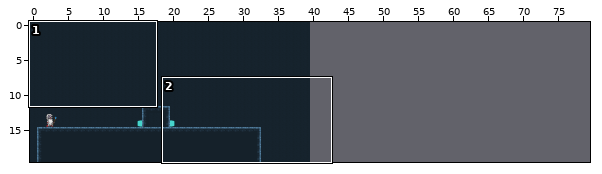
Tiled map: src/levels/level0.tmx. The first picture is a wide view before the edit; the outline marks the close-up.
Close-up. First the earlier version:
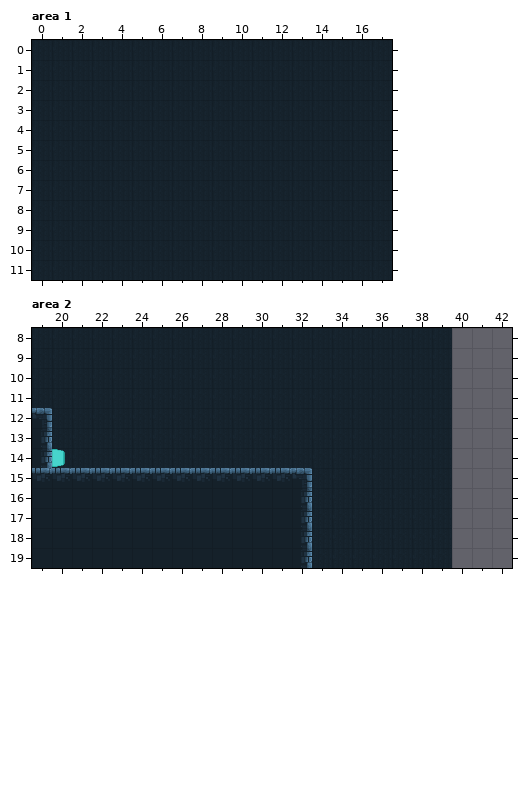
Cells are 32x32 px. Shown: area 1 x 0..17, y 0..11; area 2 x 19..42, y 8..19. The commit also changed other parts of the map, which this record leaves out. The old version is drawn lined up with the new one.
New version:
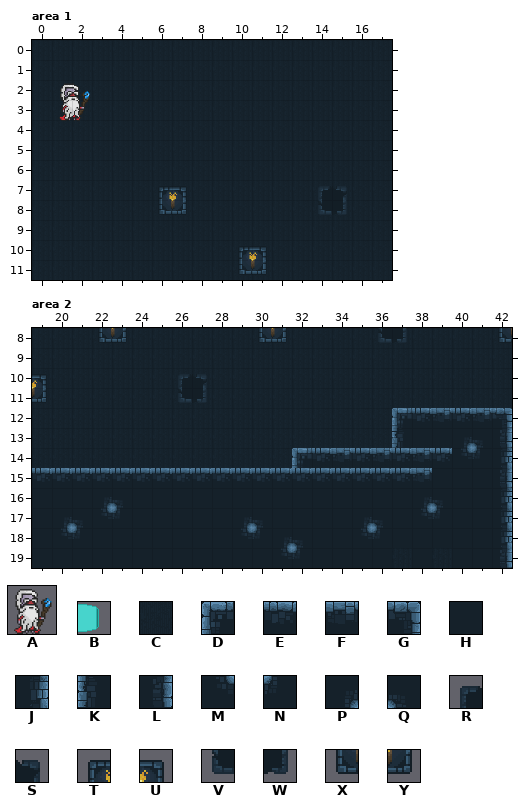
Key: from "player": A 0; from "shooter": B 0; from "tileset": C 0, D 7, E 8, F 9, G 10, H 14, J 16, K 19, L 22, M 36, N 37, P 38, Q 39, R 42, S 43, T 44, U 45, V 48, W 49, X 50, Y 51.
_ is an empty cell, # one hidden under a higher layer.
Objects are placed by their top-left corner, in cells (3,4 is the top-left corner of cell 3,4); size is 1x1 cell unless given.
Tiles of an added or newly shown layer are drawn over the layers below it.
The exact change:
map size 40x20 -> 80x20 cells
Layer "characters", area 1:
changed: outside this view -> A "player" at 1.1,2 size 2x2
Layer "background" (added), area 1:
y 7: x 6..7 __ -> TU; x 14..15 __ -> RS
y 8: x 6..7 __ -> XY; x 14..15 __ -> VW
y 10: x 10..11 __ -> TU
y 11: x 10..11 __ -> XY
Layer "foreground", area 2:
y 8..11: x 40..42 ___ -> CCC
y 12: x 19 G -> C; x 37..42 CCC___ -> DEFEFG
y 13: x 19 J -> C; x 37 C -> K; x 42 _ -> L
y 14: x 19 J -> C; x 32..39 CCCCCCCC -> DEFEFEFE; x 42 _ -> J
y 15: x 32..38 GCCCCCC -> EEEEEEF; x 40..42 ___ -> HHL
y 16: x 22..23 HH -> PQ; x 32 J -> H; x 38..42 CC___ -> ##HHJ
y 17: x 20..23 HHHH -> PQMN; x 29..30 HH -> PQ; x 32 J -> H; x 35..36 CC -> ##; x 38..42 CC___ -> ##HHJ
y 18: x 20..21 HH -> MN; x 29..32 HHHJ -> MNPQ; x 35..36 CC -> ##; x 40..42 ___ -> HHJ
y 19: x 31..32 HJ -> MN; x 40..42 ___ -> HHL
Layer "shooters", area 2:
removed: B at 20,14
Layer "background" (added), area 2:
y 8: x 22..23 __ -> XY; x 30..31 __ -> XY; x 36..37 __ -> VW; x 42 _ -> X
y 10: x 19 _ -> U; x 26..27 __ -> RS
y 11: x 19 _ -> Y; x 26..27 __ -> VW
y 13: x 40..41 __ -> PQ
y 14: x 40..41 __ -> MN
y 16: x 38..39 __ -> PQ
y 17: x 35..36 __ -> PQ; x 38..39 __ -> MN
y 18: x 35..36 __ -> MN
